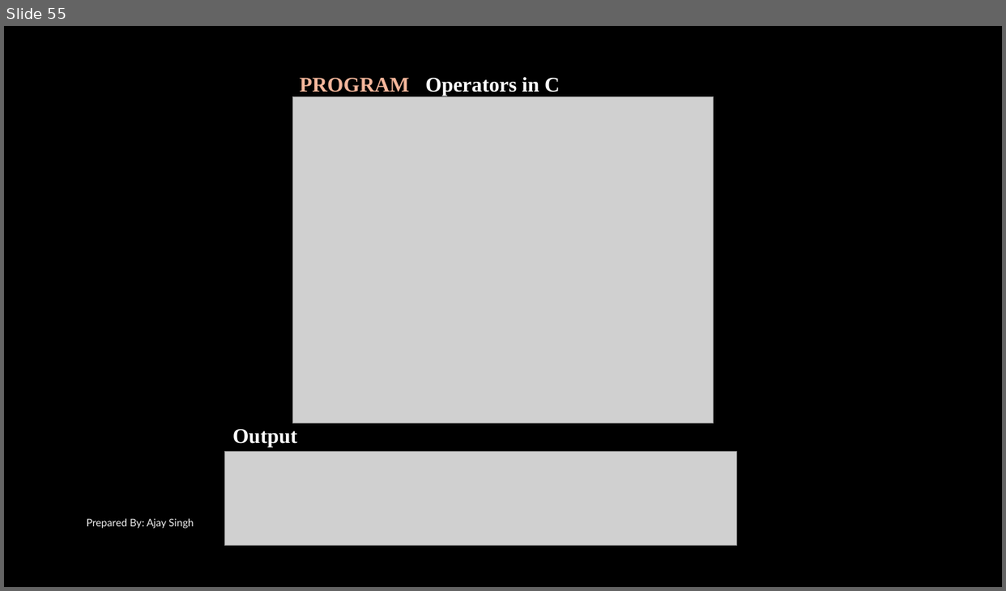
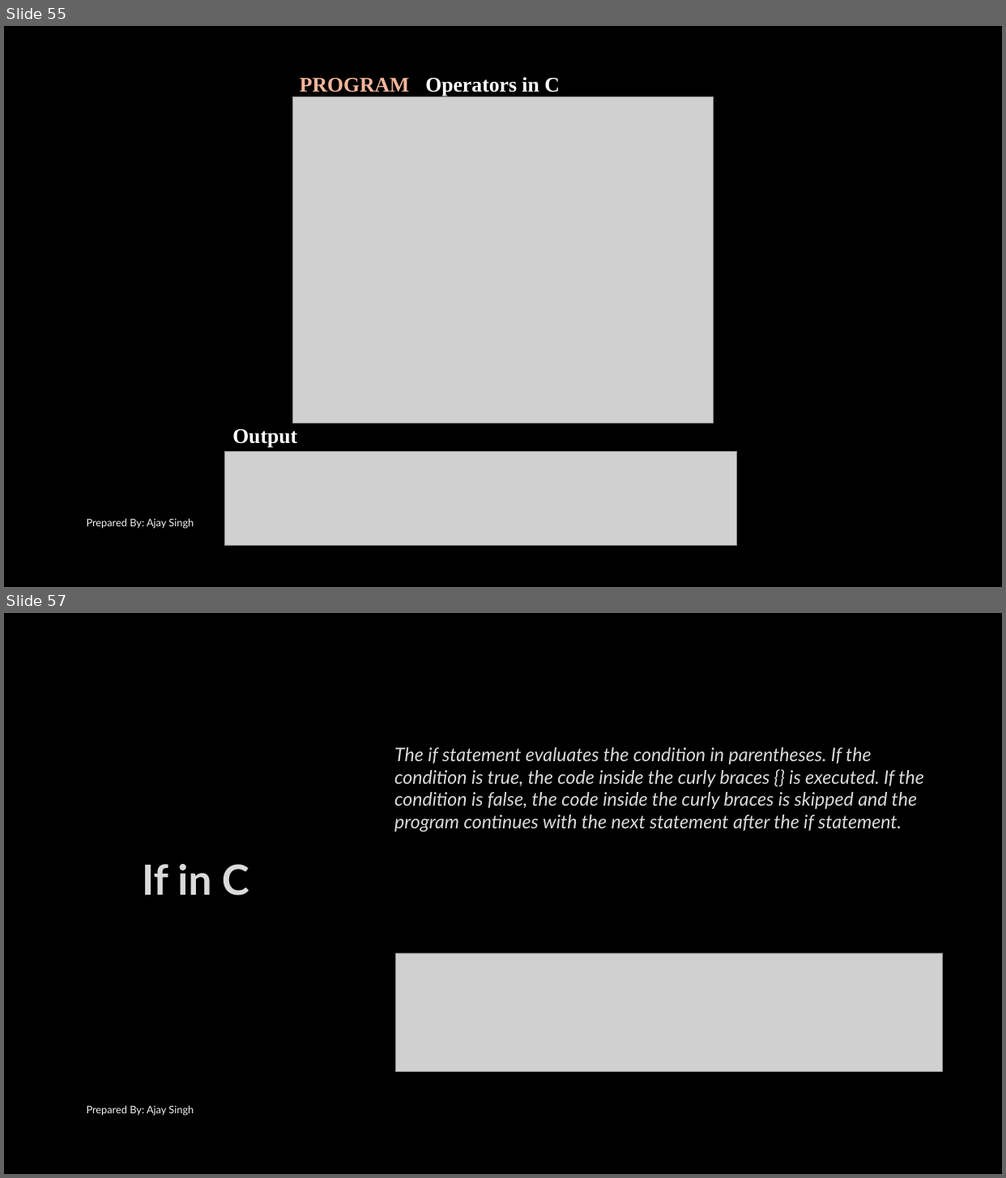
Before and after one commit to mentormaya/notes, a slide deck: assets/Computer_Science/Class_12/C_Programming_II.pptx. Shown one above the other, each under a label of ours: slide 55 before the commit, slides 55 and 57 after it; the slides between them are not shown. The pictures are 1006x591 and 1006x1178 pixels, drawn with LibreOffice and Linux fonts; fonts in the diff are those of the drawing; grey boxes stand for pictures; background and template pictures are left out. Boxes give left, top, right and bottom in pixels: in the first picture for what was removed or moved away, otherwise in the second. Text is boxed around its words. In the diff, an @@ line names an element or a change of style, - is before the commit and + after.

Commit message:
c programming II pptx updated

```diff
--- a/assets/Computer_Science/Class_12/C_Programming_II.pptx
+++ b/assets/Computer_Science/Class_12/C_Programming_II.pptx
@@ slide 57 added at [4,613,1002,1174], background picture (left out) @@
@@ text added at [394,747,923,832], 18 pt, text #DADADA, italic @@
+The if statement evaluates the condition in parentheses. If the condition is true, the code inside the curly braces {} is executed. If the condition is false, the code inside the curly braces is skipped and the program continues with the next statement after the if statement.
@@ text added at [142,864,249,896], 40 pt, text #DADADA, bold @@
+If in C
@@ picture added at [395,954,942,1072] @@
@@ text added at [87,1105,194,1115], 10 pt, text #F2F2F2 @@
+Prepared By: Ajay Singh
```
Also in this commit, not shown: 50 other slides added.
